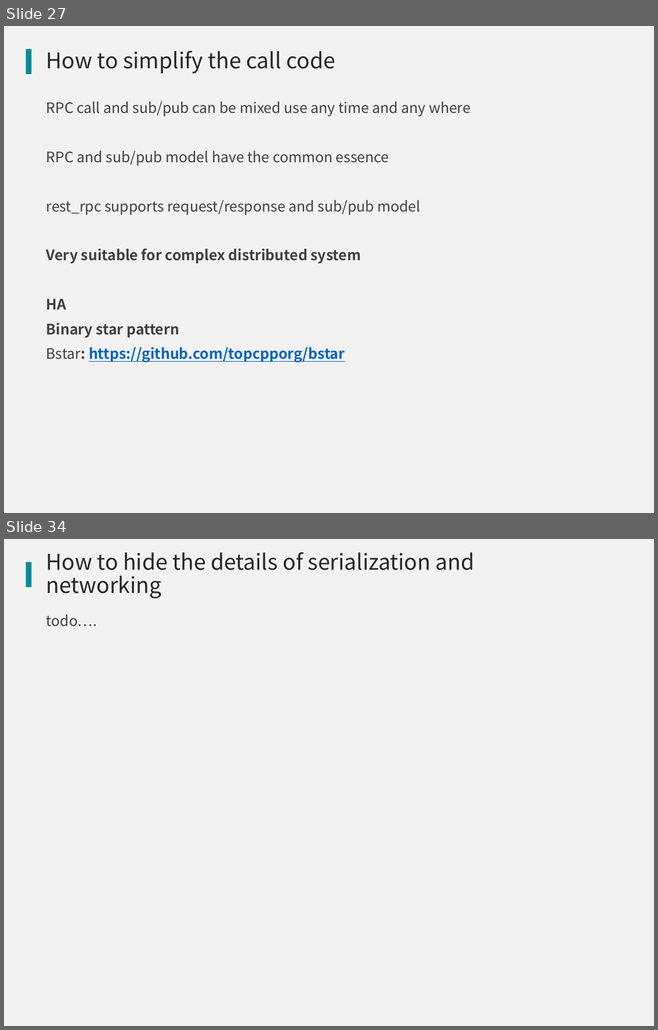
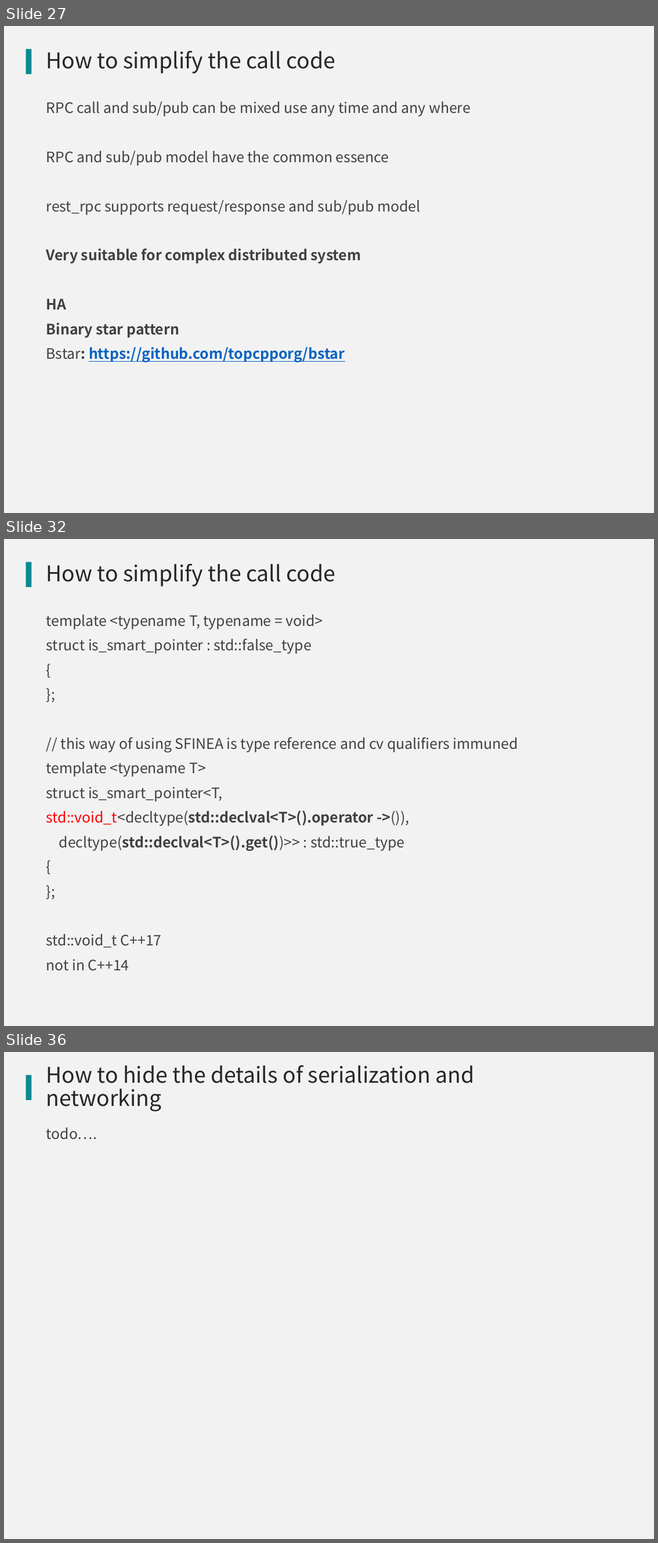
Before and after one commit to qicosmos/cppnow2017-ppt, a slide deck: An easy to use RPC framework implemented by c++11 and c++14.pptx. Shown one above the other, each under a label of ours: slides 27 and 34 before the commit, slides 27, 32 and 36 after it; the slides between them are not shown. The pictures are 658x1030 and 658x1543 pixels, drawn with LibreOffice and Linux fonts; fonts in the diff are those of the drawing; background and template pictures are left out. Boxes give left, top, right and bottom in pixels: in the first picture for what was removed or moved away, otherwise in the second. Text is boxed around its words. In the diff, an @@ line names an element or a change of style, - is before the commit and + after.

```diff
--- a/An easy to use RPC framework implemented by c++11 and c++14.pptx
+++ b/An easy to use RPC framework implemented by c++11 and c++14.pptx
@@ slide 32 added at (4,539,654,1026), background #F2F2F2; not listed: 1 template element that a slide beside it also shows @@
@@ title added at (46,564,335,587), 24 pt, text #262626 @@
+How to simplify the call code
@@ text added at (46,614,518,971), 16 pt, text #404040 @@
+template <typename T, typename = void>
+struct is_smart_pointer : std::false_type
+{
+};
+// this way of using SFINEA is type reference and cv qualifiers immuned
+template <typename T>
+struct is_smart_pointer<T,
+std::void_t<decltype(std::declval<T>().operator ->()),
+decltype(std::declval<T>().get())>> : std::true_type
+{
+};
+std::void_t C++17
+not in C++14
@@ what was slide 34 is now slide 36 @@
```
Also in this commit, not shown: 5 slides changed, 2 other slides added.
